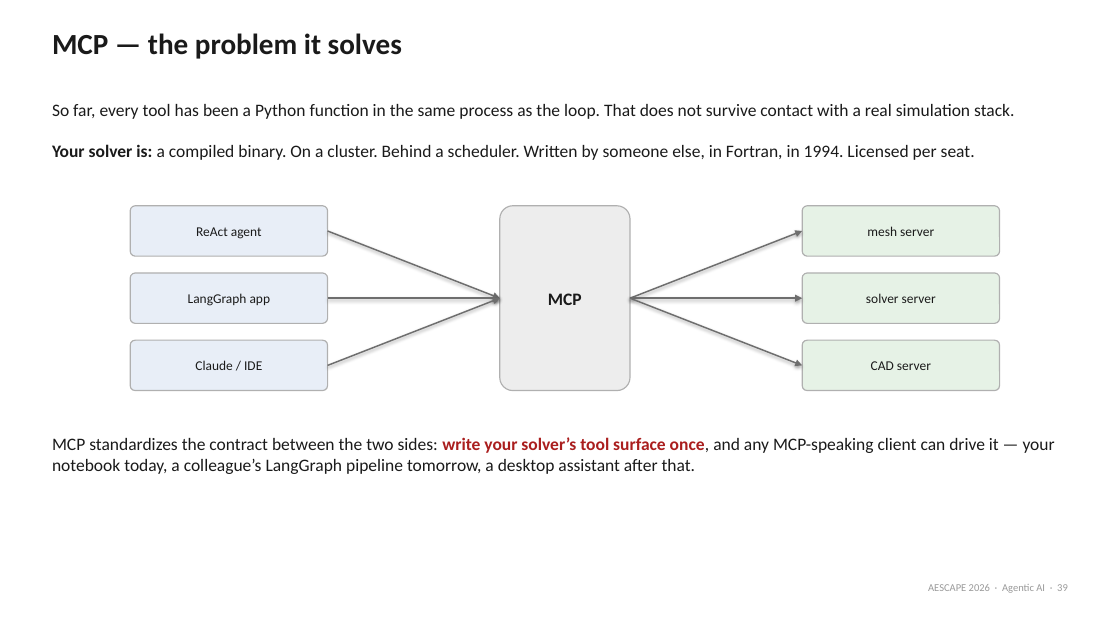
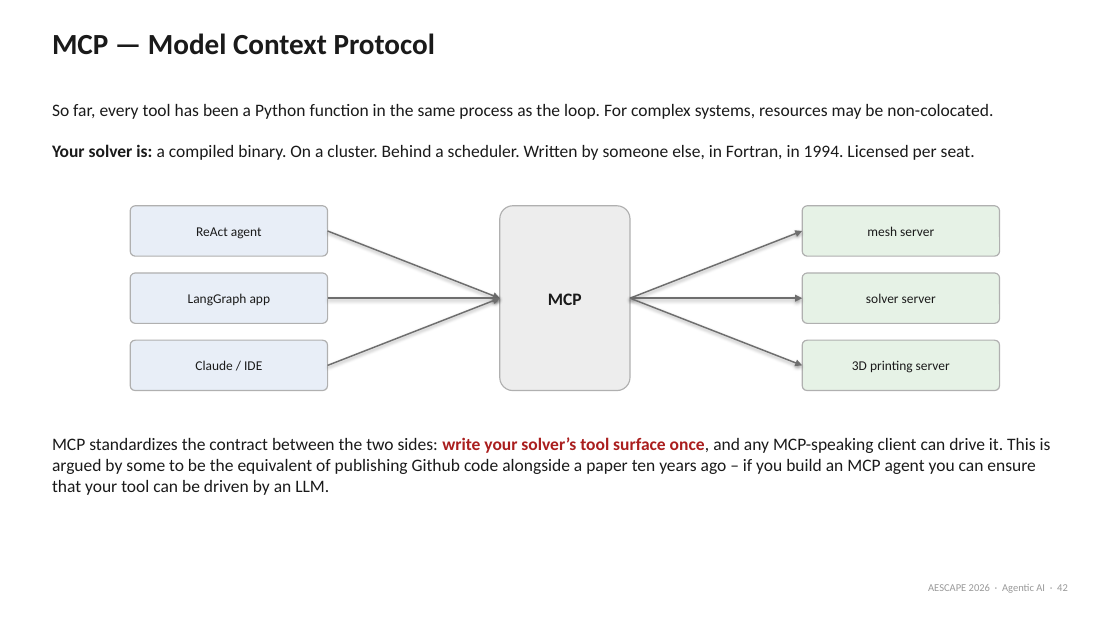
Before and after one commit to natrask/AESCAPE, a slide deck: slide 42 of slides/agentic_ai_intro.pptx (slide 39 before the commit). Drawn at 1120x630 pixels with LibreOffice and Linux fonts; fonts in the diff are those of the drawing. Boxes give left, top, right and bottom in pixels: in the first picture for what was removed or moved away, otherwise in the second. Text is boxed around its words. In the diff, an @@ line names an element or a change of style, - is before the commit and + after.

```diff
--- a/slides/agentic_ai_intro.pptx
+++ b/slides/agentic_ai_intro.pptx
@@ text at bbox=[52, 33, 435, 55]: text changed @@
-MCP — the problem it solves
+MCP — Model Context Protocol
@@ text at bbox=[52, 104, 993, 119]: text changed @@
-So far, every tool has been a Python function in the same process as the loop. That does not survive contact with a real simulation stack.
+So far, every tool has been a Python function in the same process as the loop. For complex systems, resources may be non-colocated.
@@ text in rounded rectangle at bbox=[852, 361, 950, 373]: text changed @@
-CAD server
+3D printing server
@@ text at bbox=[52, 437, 1051, 495]: text changed @@
-MCP standardizes the contract between the two sides: write your solver’s tool surface once, and any MCP-speaking client can drive it — your notebook today, a colleague’s LangGraph pipeline tomorrow, a desktop assistant after that.
+MCP standardizes the contract between the two sides: write your solver’s tool surface once, and any MCP-speaking client can drive it. This is argued by some to be the equivalent of publishing Github code alongside a paper ten years ago – if you build an MCP agent you can ensure that your tool can be driven by an LLM.
@@ text at bbox=[928, 584, 1068, 593]: text changed @@
-AESCAPE 2026 · Agentic AI · 39
+AESCAPE 2026 · Agentic AI · 42
```
Also in this commit, not shown: 23 other slides changed, 10 slides added, 17 slides removed, 1 other file.
